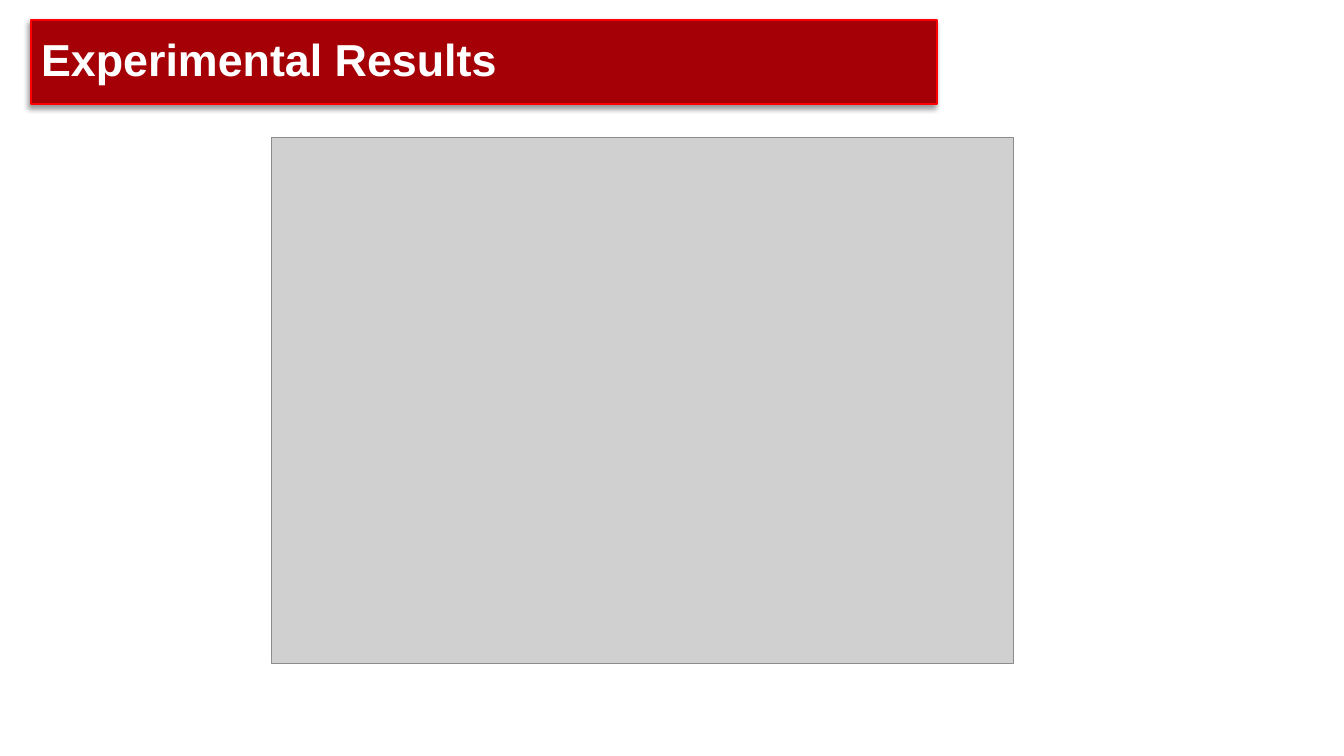
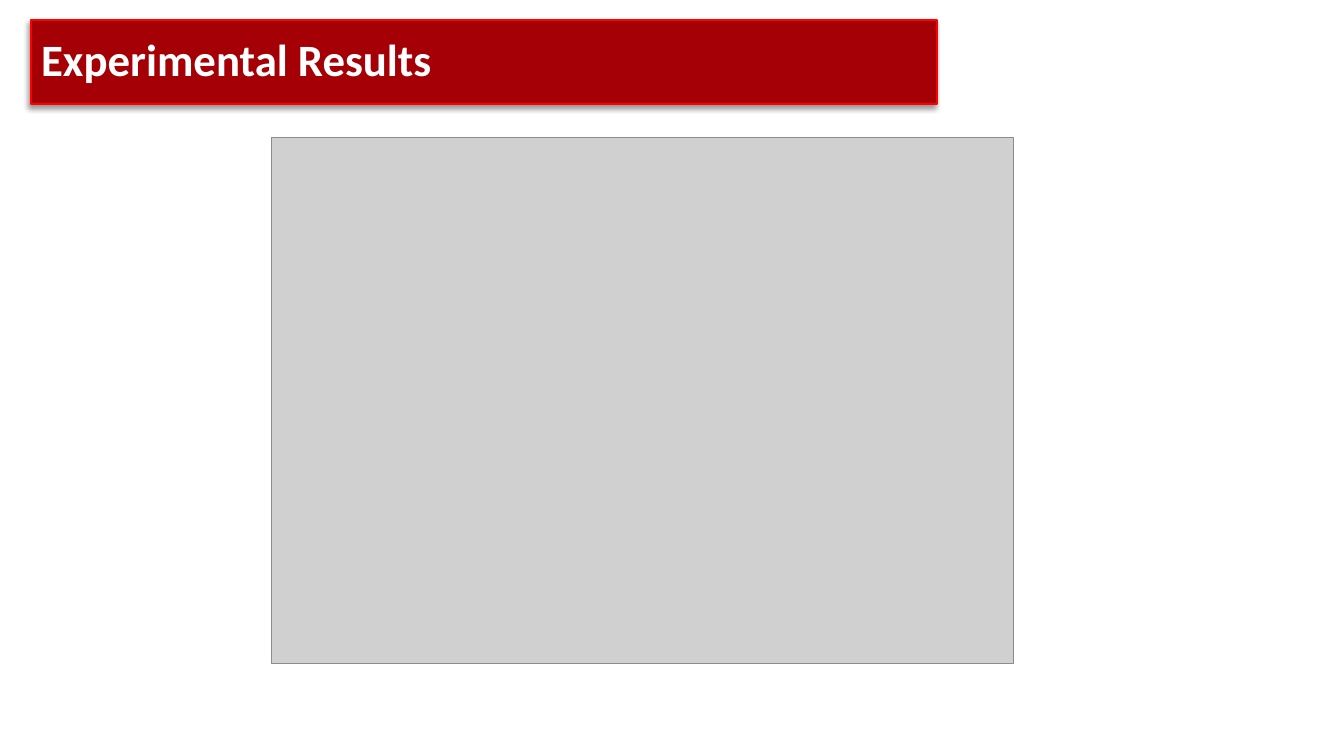
Before and after one commit to RealJustinNi/CS270-Digitial-Image-Processing-Project, a slide deck: slide 8 of DIP2024_Group2_pre.pptx. Drawn at 1344x756 pixels with LibreOffice and Linux fonts; fonts in the diff are those of the drawing; grey boxes stand for pictures; background and template pictures are left out. Boxes give left, top, right and bottom in pixels: in the first picture for what was removed or moved away, otherwise in the second. Text is boxed around its words. In the diff, an @@ line names an element or a change of style, - is before the commit and + after.

Commit message:
fix fonts, add contents

```diff
--- a/DIP2024_Group2_pre.pptx
+++ b/DIP2024_Group2_pre.pptx
@@ title "Experimental Results" at [31,20,938,104]: font Arial to Calibri @@
```
Also in this commit, not shown: 8 other slides changed.
